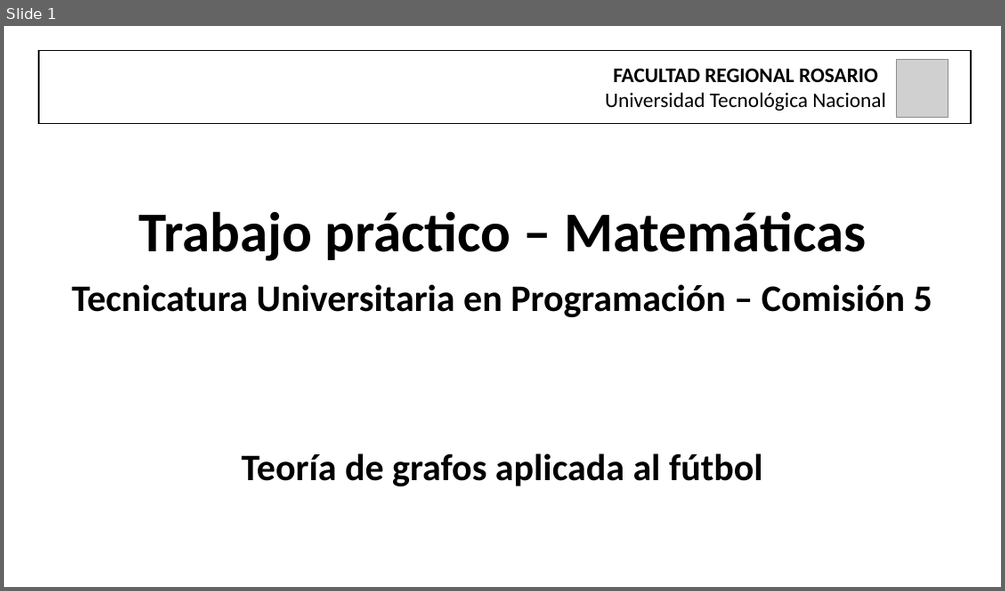
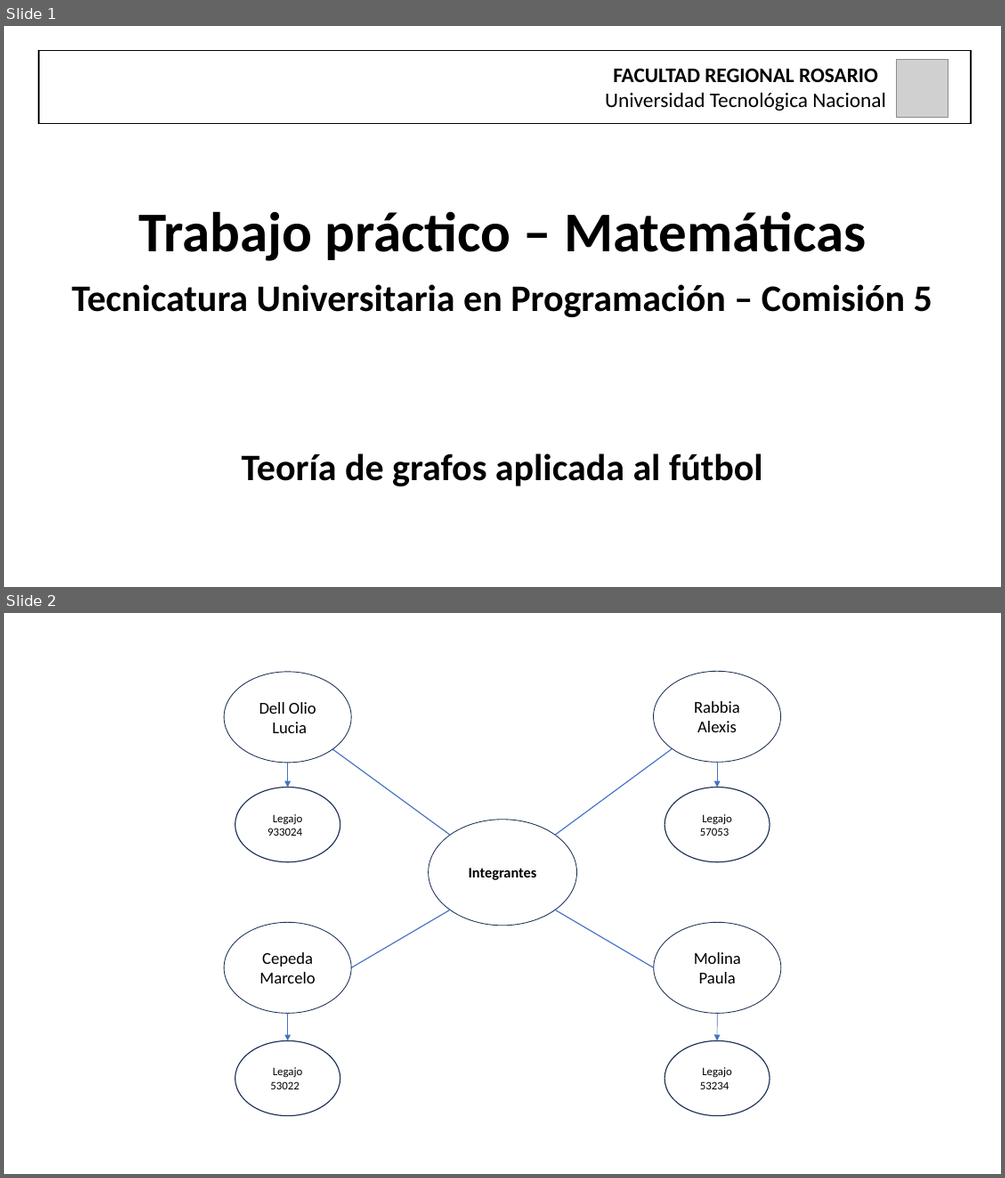
Before and after one commit to ColoCepeda/TP_Matematica, a slide deck: MaterialUtil/Presentación.pptx. Shown one above the other, each under a label of ours: slide 1 before the commit, slides 1 and 2 after it. The pictures are 1005x591 and 1005x1178 pixels, drawn with LibreOffice and Linux fonts; fonts in the diff are those of the drawing; grey boxes stand for pictures. Boxes give left, top, right and bottom in pixels: in the first picture for what was removed or moved away, otherwise in the second. Text is boxed around its words. In the diff, an @@ line names an element or a change of style, - is before the commit and + after.

```diff
--- a/MaterialUtil/Presentación.pptx
+++ b/MaterialUtil/Presentación.pptx
@@ slide 2 added at bbox=[4, 613, 1001, 1174], background #FFFFFF @@
@@ group added at bbox=[224, 672, 781, 1116]: 9 ellipses, 4 lines, 4 arrows @@
+Integrantes
+Rabbia
+Alexis
+Cepeda
+Marcelo
+Dell Olio
+Lucia
+Molina
+Paula
+Legajo
+53022
+Legajo
+53234
+Legajo
+933024
+Legajo
+57053
```
Also in this commit, not shown: 8 slides changed, 1 other slide added.
